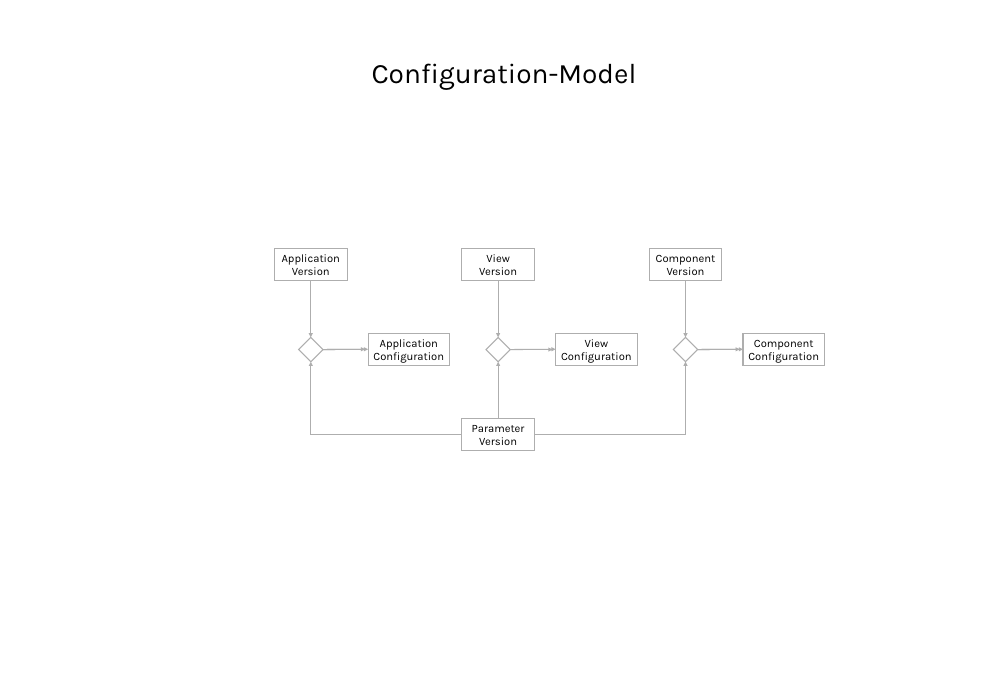
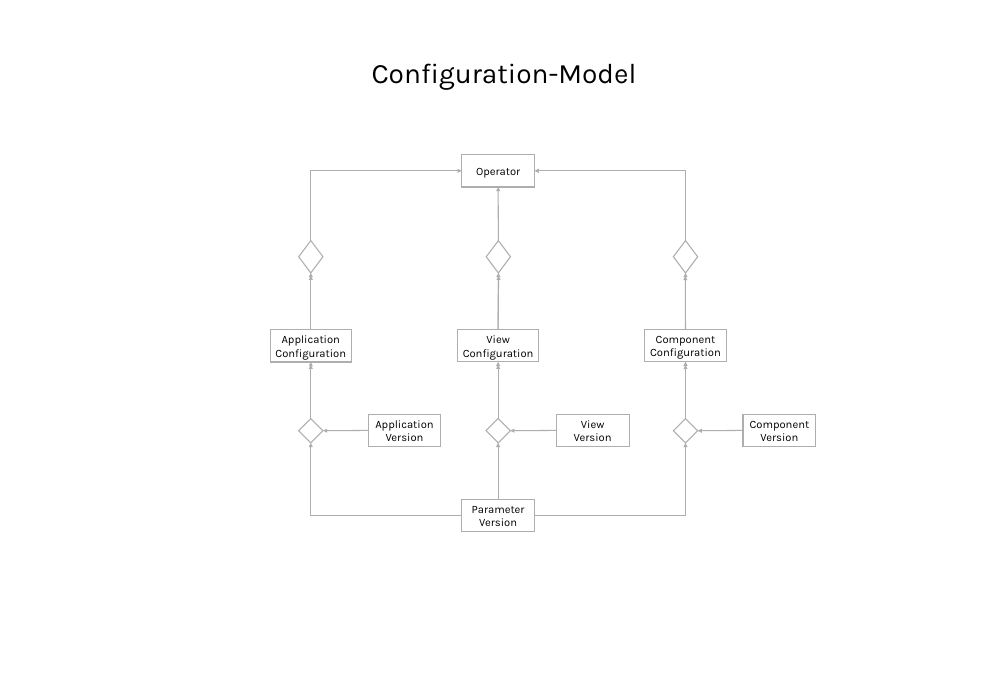
Before and after one commit to DonColon/appman-api-spec, a slide deck: slide 9 of docs/Appman - Data Model.pptx. Drawn at 1008x691 pixels with LibreOffice and Linux fonts; fonts in the diff are those of the drawing. Boxes give left, top, right and bottom in pixels: in the first picture for what was removed or moved away, otherwise in the second. Text is boxed around its words. In the diff, an @@ line names an element or a change of style, - is before the commit and + after.

Commit message:
Created operator table

```diff
--- a/docs/Appman - Data Model.pptx
+++ b/docs/Appman - Data Model.pptx
@@ elbow arrow added from (311, 240) to (462, 170), #AEAEAE 1.5 pt @@
@@ rectangle added at <box>462,154,535,187</box>, outline #AEAEAE 1.5 pt, 16 pt, text #000000 @@
+Operator
@@ elbow arrow added from (685, 240) to (535, 170), #AEAEAE 1.5 pt @@
@@ arrow added from (498, 240) to (498, 187), #AEAEAE 1.5 pt @@
@@ diamond added at <box>298,240,323,273</box>, outline #AEAEAE 1.5 pt @@
@@ diamond added at <box>486,240,510,273</box>, outline #AEAEAE 1.5 pt @@
@@ diamond added at <box>673,240,697,273</box>, outline #AEAEAE 1.5 pt @@
@@ arrow added from (311, 329) to (311, 276), #AEAEAE 1.5 pt @@
@@ arrow added from (498, 329) to (499, 276), #AEAEAE 1.5 pt @@
@@ 3 arrows: place and size @@
-3 arrows at <box>311,281,685,337</box>
+3 arrows at <box>311,273,685,329</box>
@@ arrow added from (685, 329) to (685, 276), #AEAEAE 1.5 pt @@
@@ 3 rectangles: place and size @@
-3 rectangles at <box>368,333,824,365</box>
+3 rectangles at <box>270,329,726,362</box>
@@ arrow removed from (323, 349) to (365, 349) @@
@@ arrow removed from (510, 349) to (552, 349) @@
@@ arrow removed from (697, 349) to (739, 349) @@
@@ arrow added from (311, 418) to (311, 362), #AEAEAE 1.5 pt @@
@@ arrow added from (311, 418) to (311, 365), #AEAEAE 1.5 pt @@
@@ arrow added from (498, 418) to (498, 362), #AEAEAE 1.5 pt @@
@@ arrow added from (685, 418) to (685, 361), #AEAEAE 1.5 pt @@
@@ 3 rectangles: place and size @@
-3 rectangles at <box>274,248,722,281</box>
+3 rectangles at <box>368,414,816,446</box>
@@ 4 arrows, 3 diamonds, 2 elbow arrows, 1 rectangle: place and size @@
-4 arrows, 3 diamonds, 2 elbow arrows, 1 rectangle at <box>298,337,743,450</box>
+4 arrows, 3 diamonds, 2 elbow arrows, 1 rectangle at <box>298,418,743,532</box>
```
Also in this commit, not shown: 3 other slides changed, 6 other files.
